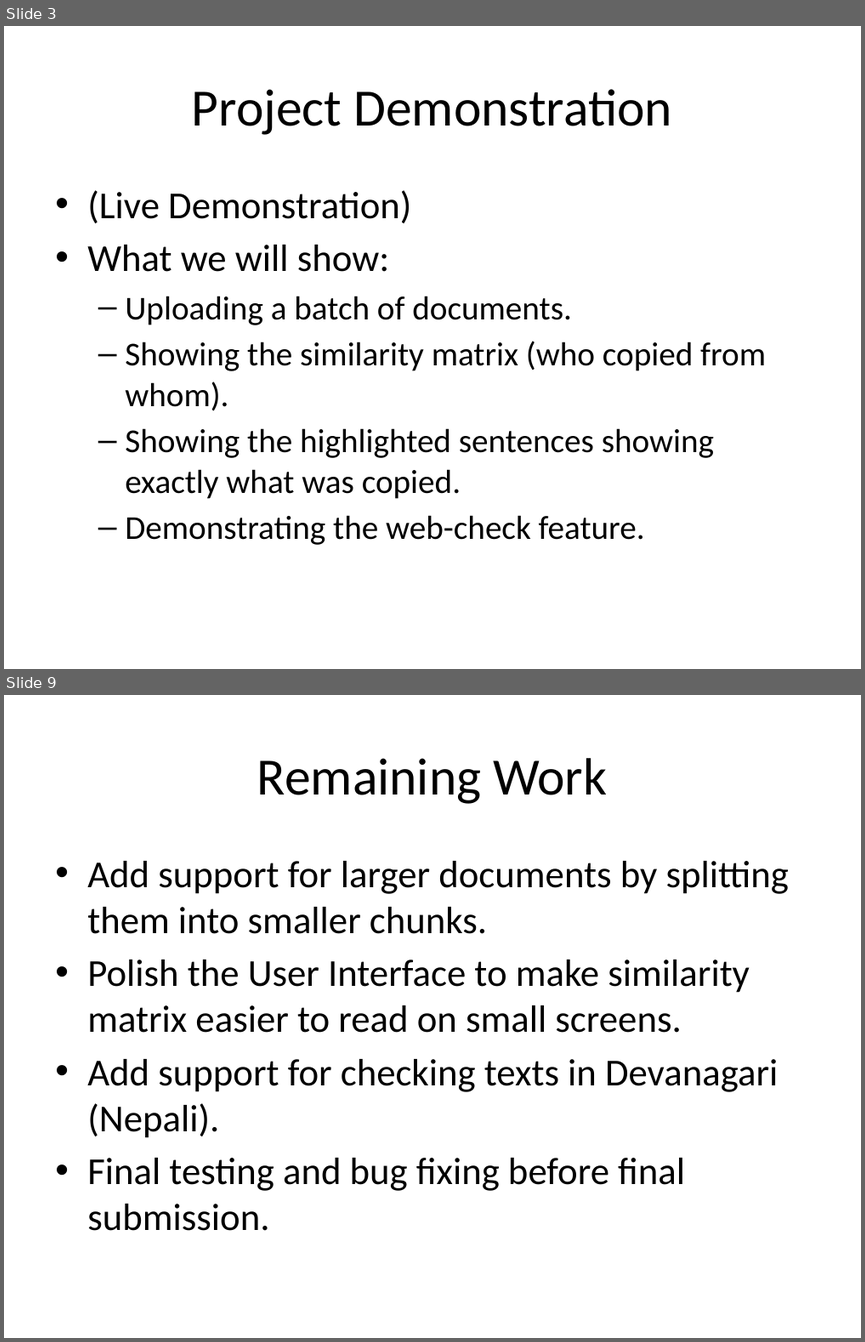
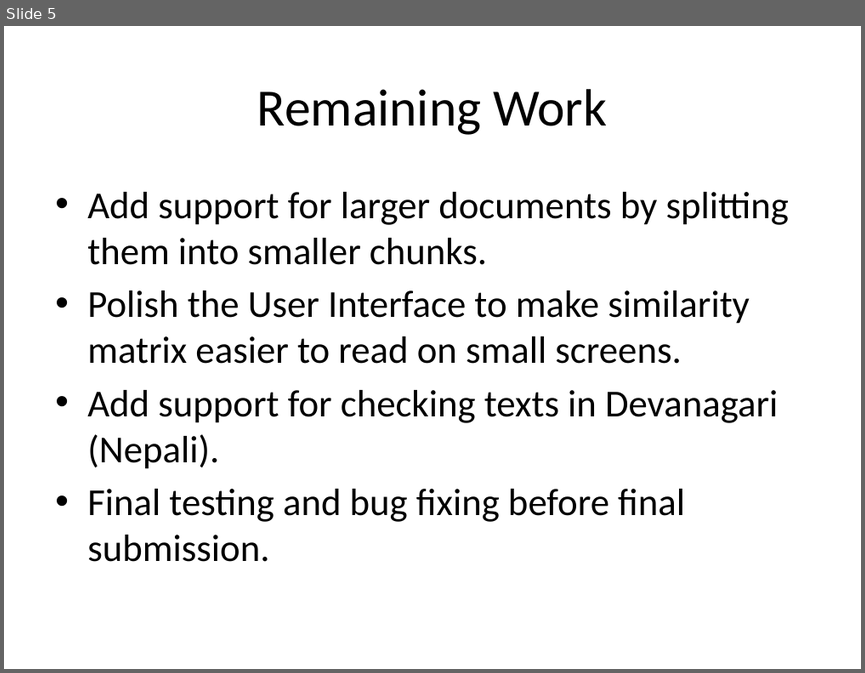
Before and after one commit to Neon17/plagiraism-detector-gces, a slide deck: Plagiarism_Detector_Presentation.pptx. Shown one above the other, each under a label of ours: slides 3 and 9 before the commit, slide 5 after it; the slides between them are not shown. The pictures are 865x1342 and 865x673 pixels, drawn with LibreOffice and Linux fonts; fonts in the diff are those of the drawing. Boxes give left, top, right and bottom in pixels: in the first picture for what was removed or moved away, otherwise in the second. Text is boxed around its words. In the diff, an @@ line names an element or a change of style, - is before the commit and + after.

```diff
--- a/Plagiarism_Detector_Presentation.pptx
+++ b/Plagiarism_Detector_Presentation.pptx
@@ slide 3 removed at [4,26,861,669], background #FFFFFF @@
@@ title removed at [192,89,672,135] @@
-Project Demonstration
@@ text removed at [87,190,766,544] @@
-• (Live Demonstration)
-• What we will show:
-  – Uploading a batch of documents.
-  – Showing the similarity matrix (who copied from whom).
-  – Showing the highlighted sentences showing exactly what was copied.
-  – Demonstrating the web-check feature.
@@ what was slide 9 is now slide 5 @@
```
Also in this commit, not shown: 4 slides changed, 3 other slides removed, 20 other files.
